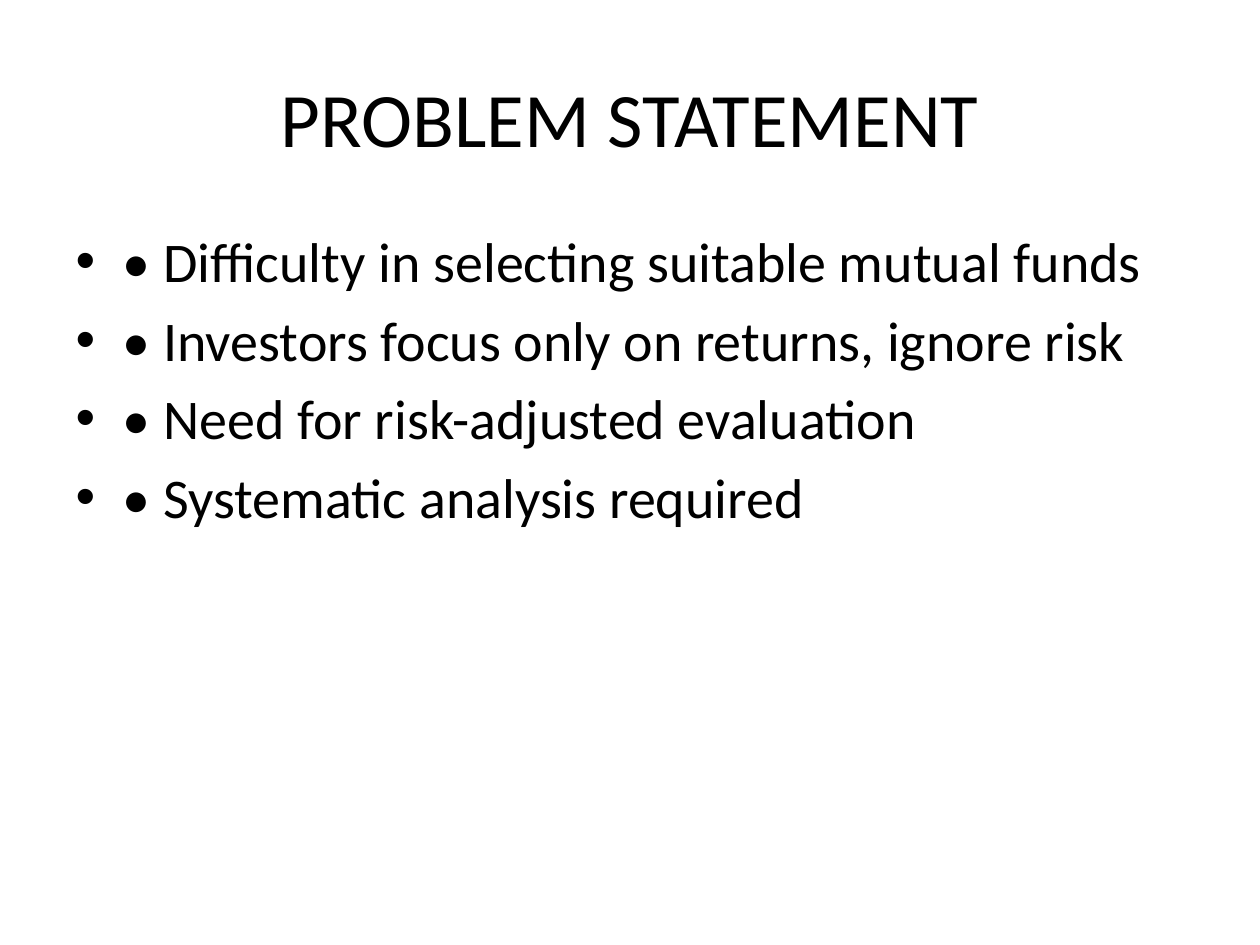
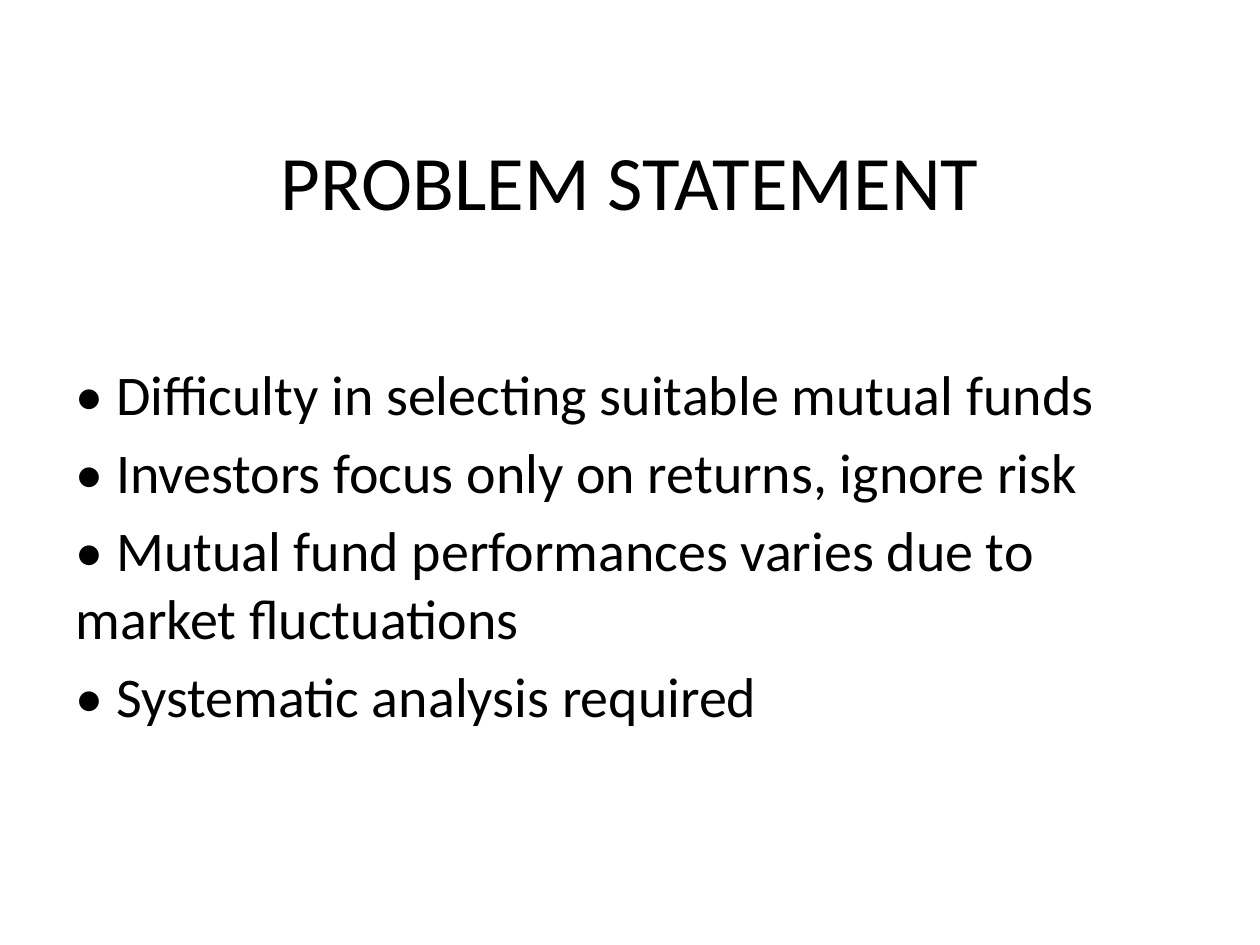
Before and after one commit to MMSHRIKARA/SHRIVATHSA, a slide deck: slide 3 of Viva_Project_Presentation_Shrivathsa.pptx. Drawn at 1260x945 pixels with LibreOffice and Linux fonts; fonts in the diff are those of the drawing. Boxes give left, top, right and bottom in pixels: in the first picture for what was removed or moved away, otherwise in the second. Text is boxed around its words. In the diff, an @@ line names an element or a change of style, - is before the commit and + after.

```diff
--- a/Viva_Project_Presentation_Shrivathsa.pptx
+++ b/Viva_Project_Presentation_Shrivathsa.pptx
@@ title "PROBLEM STATEMENT": place and size @@
-title "PROBLEM STATEMENT" at [281,97,979,148]
+title "PROBLEM STATEMENT" at [281,160,979,211]
@@ text "• Difficulty in selecting suitable ...": place and size @@
-text "• Difficulty in selecting suitable ..." at [163,243,1141,527]
+text "• Difficulty in selecting suitable ..." at [76,376,1093,726]
@@ text at [116,376,1093,726]: bullet • to none @@
@@ text at [76,532,1034,640]: text changed @@
-• • Need for risk-adjusted evaluation
+• Mutual fund performances varies due to market fluctuations
```
Also in this commit, not shown: 9 other slides changed, 2 slides added, 1 slide removed.
